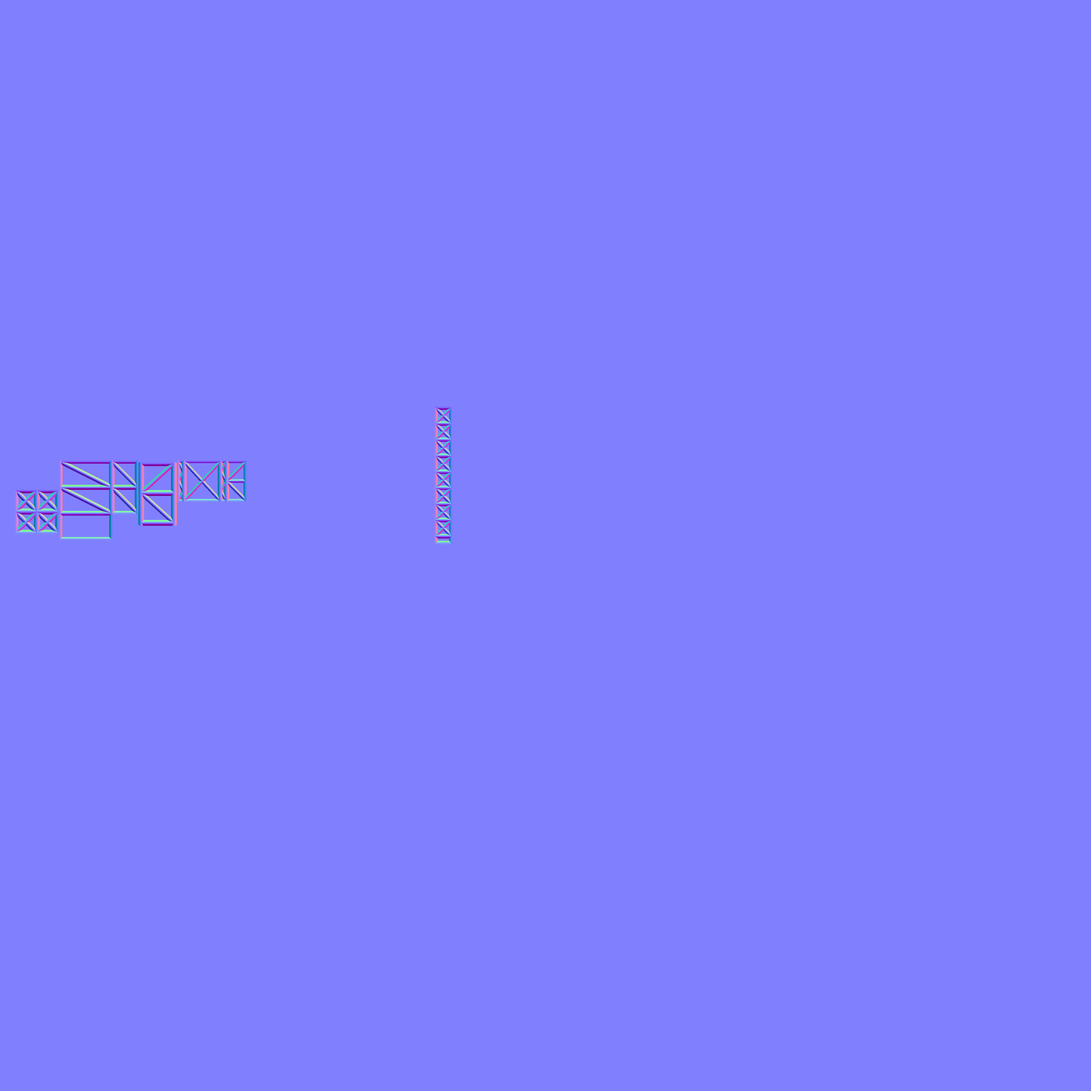
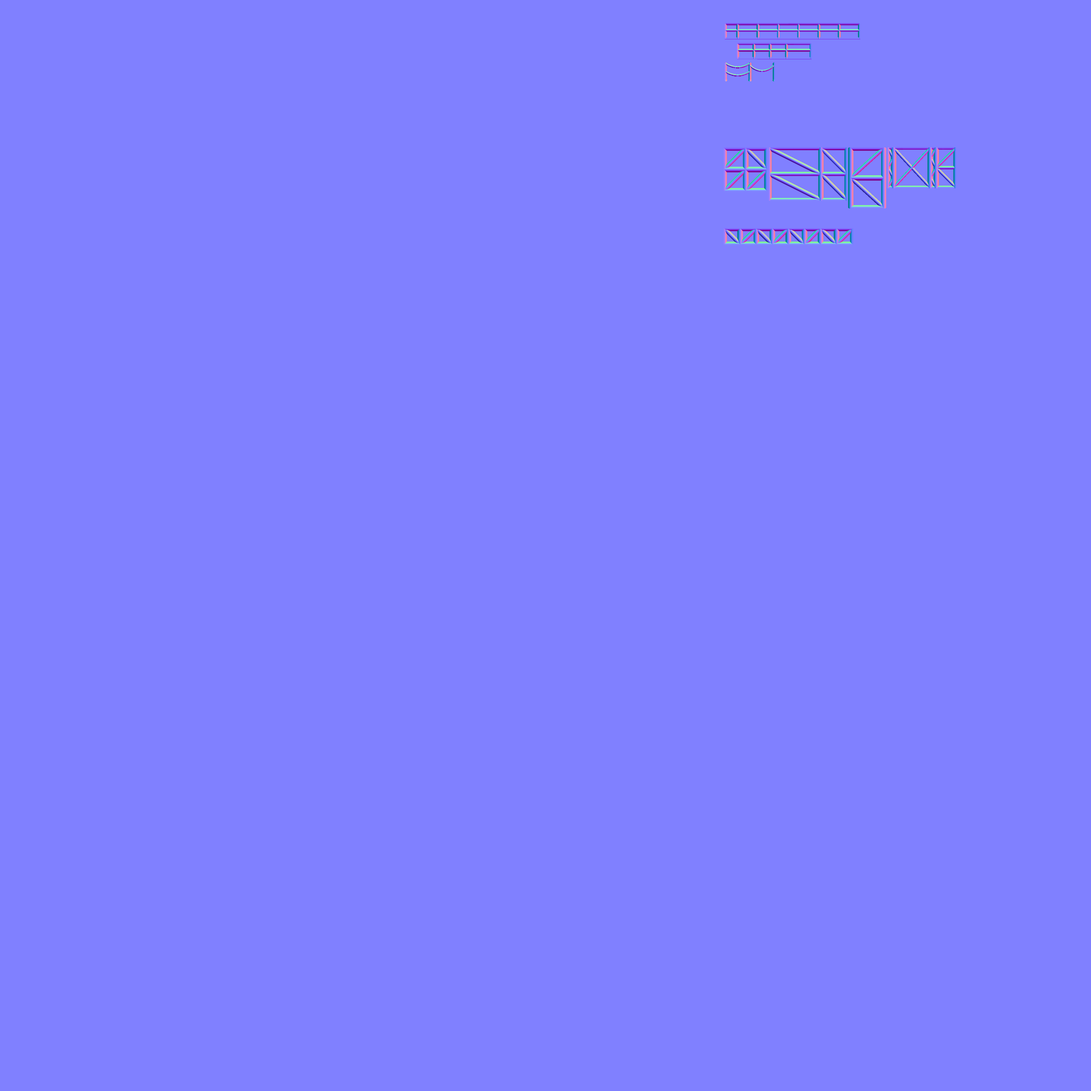
Layer changes from the first (1091, 1091) image to the second:
painted on "bake_4096.png" over [14, 23, 958, 545]
